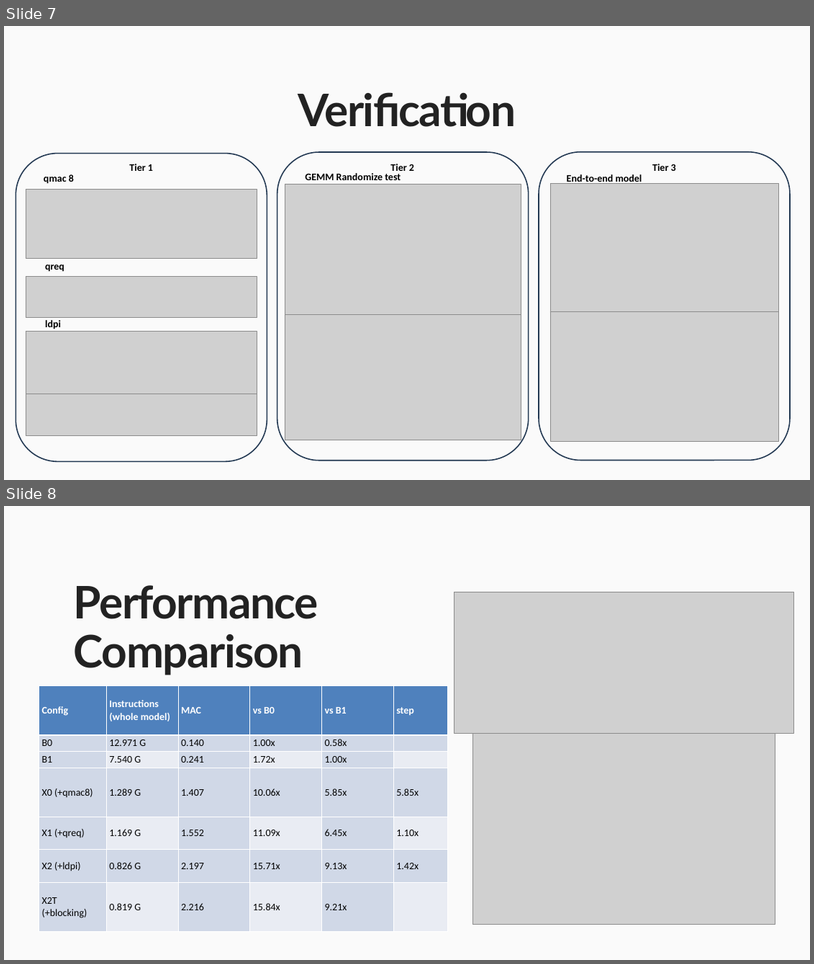
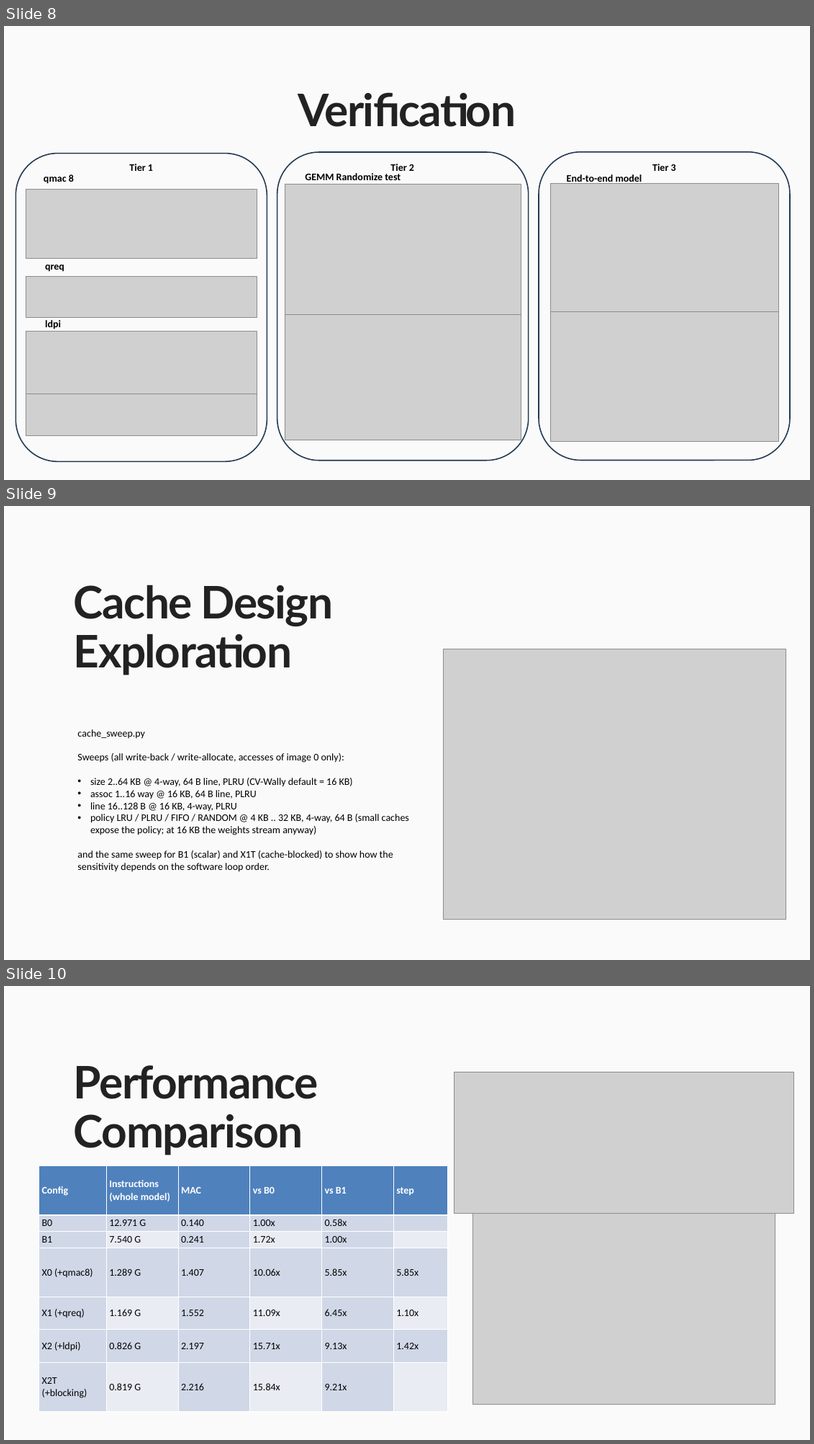
Before and after one commit to Thanatos-9490/RV64IMC_neural_network_acceleration, a slide deck: 114165502_潘公維謙.pptx. Shown one above the other, each under a label of ours: slides 7 and 8 before the commit, slides 8, 9 and 10 after it. The pictures are 814x964 and 814x1444 pixels, drawn with LibreOffice and Linux fonts; fonts in the diff are those of the drawing; grey boxes stand for pictures. Boxes give left, top, right and bottom in pixels: in the first picture for what was removed or moved away, otherwise in the second. Text is boxed around its words. In the diff, an @@ line names an element or a change of style, - is before the commit and + after.

```diff
--- a/114165502_潘公維謙.pptx
+++ b/114165502_潘公維謙.pptx
@@ slide 9 added at bbox=[4, 506, 810, 960], background #FAFAFA @@
@@ text added at bbox=[74, 584, 333, 675], 80 pt, text #222222, bold @@
+Cache Design Exploration
@@ picture added at bbox=[443, 649, 786, 919] @@
@@ text added at bbox=[77, 729, 409, 872], 18 pt, text #000000 @@
+cache_sweep.py
+Sweeps (all write-back / write-allocate, accesses of image 0 only):
+• size 2..64 KB @ 4-way, 64 B line, PLRU (CV-Wally default = 16 KB)
+• assoc 1..16 way @ 16 KB, 64 B line, PLRU
+• line 16..128 B @ 16 KB, 4-way, PLRU
+• policy LRU / PLRU / FIFO / RANDOM @ 4 KB .. 32 KB, 4-way, 64 B (small caches expose the policy; at 16 KB the weights stream anyway)
+and the same sweep for B1 (scalar) and X1T (cache-blocked) to show how the
+sensitivity depends on the software loop order.
@@ what was slide 7 is now slide 8 @@
@@ what was slide 8 is now slide 10 @@
```
Also in this commit, not shown: 3 slides changed, 2 other slides added.
